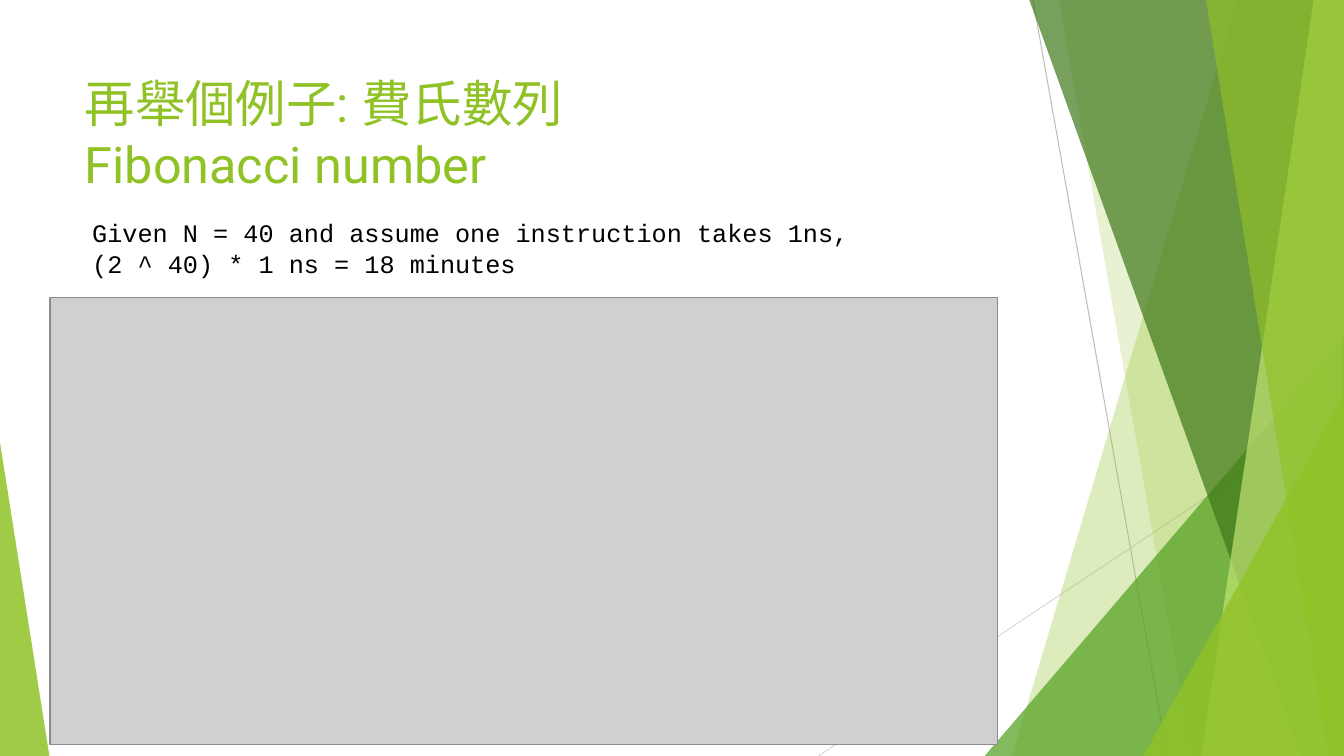
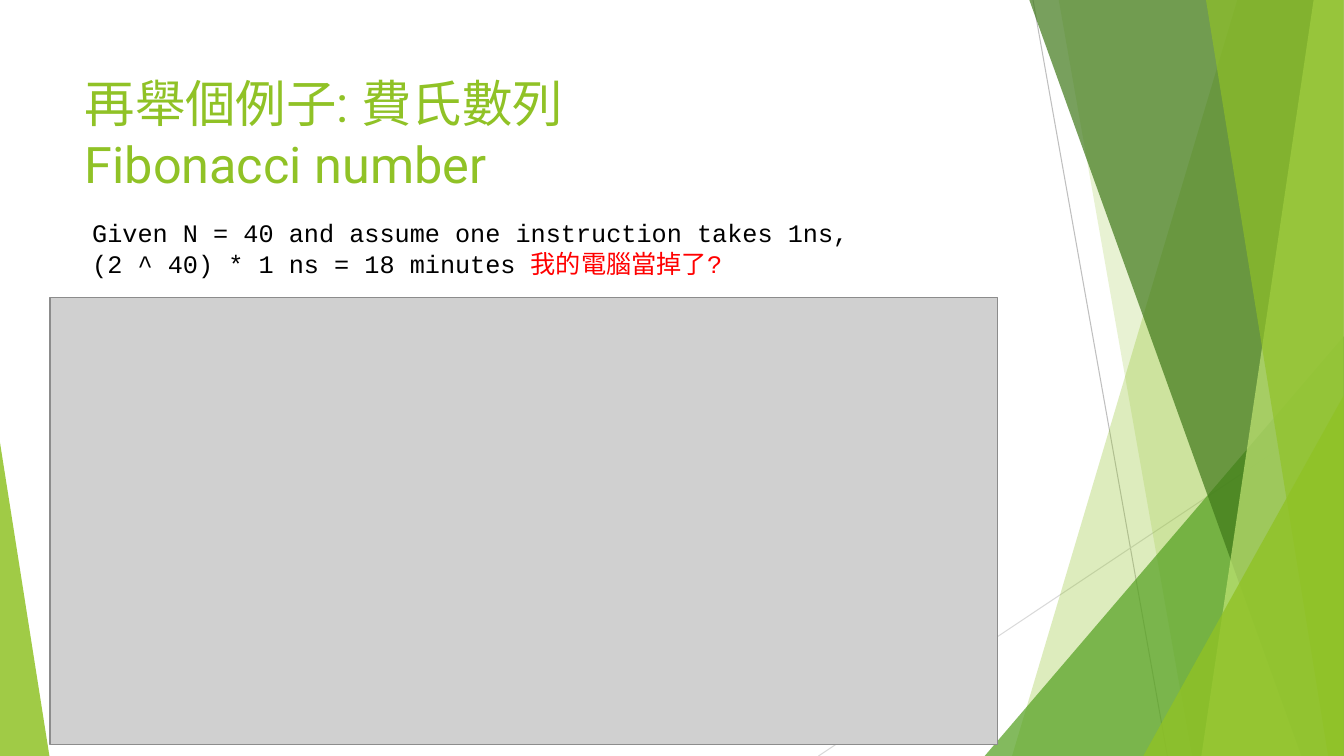
Before and after one commit to d823944/Python4Us, a slide deck: slide 11 of Slide_APCS/CH1 資料結構與演算法_前言.pptx. Drawn at 1344x756 pixels with LibreOffice and Linux fonts; fonts in the diff are those of the drawing; grey boxes stand for pictures. Boxes give left, top, right and bottom in pixels: in the first picture for what was removed or moved away, otherwise in the second. Text is boxed around its words. In the diff, an @@ line names an element or a change of style, - is before the commit and + after.

```diff
--- a/Slide_APCS/CH1 資料結構與演算法_前言.pptx
+++ b/Slide_APCS/CH1 資料結構與演算法_前言.pptx
@@ text at (x1=92, y1=251, x2=723, y2=279): text changed @@
-(2 ^ 40) * 1 ns = 18 minutes
+(2 ^ 40) * 1 ns = 18 minutes 我的電腦當掉了?
```
Also in this commit, not shown: 2 other slides changed.
